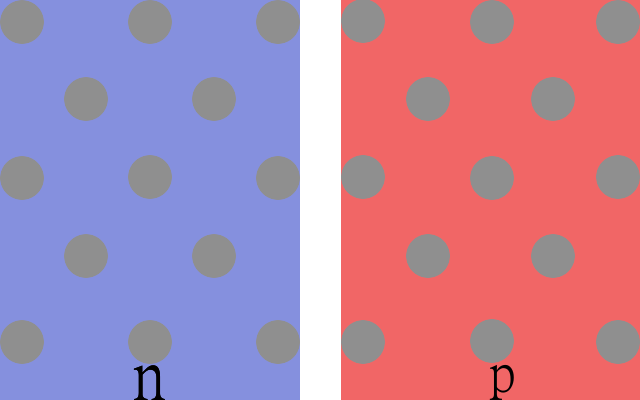
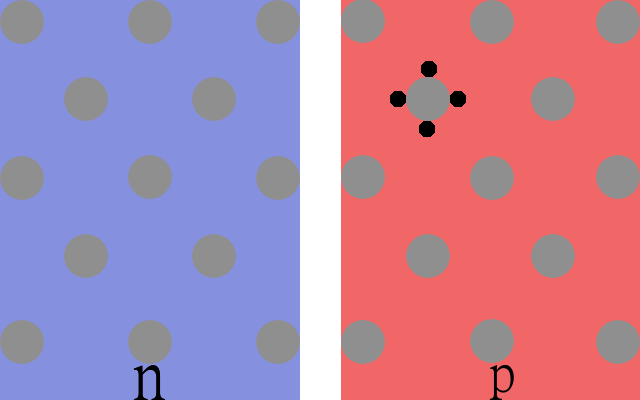
Two versions of the same layered image (640×400). Layer-by-layer changes:
added layer "Eingefügte Ebene #28" above "Eingefügte Ebene #27" over [419, 121, 435, 137]
added layer "Eingefügte Ebene #27" above "Eingefügte Ebene #26" over [421, 61, 437, 77]
added layer "Eingefügte Ebene #26" above "Eingefügte Ebene #25" over [450, 91, 466, 107]
added layer "Eingefügte Ebene #25" above "Eingefügte Ebene #24" over [390, 91, 406, 107]
